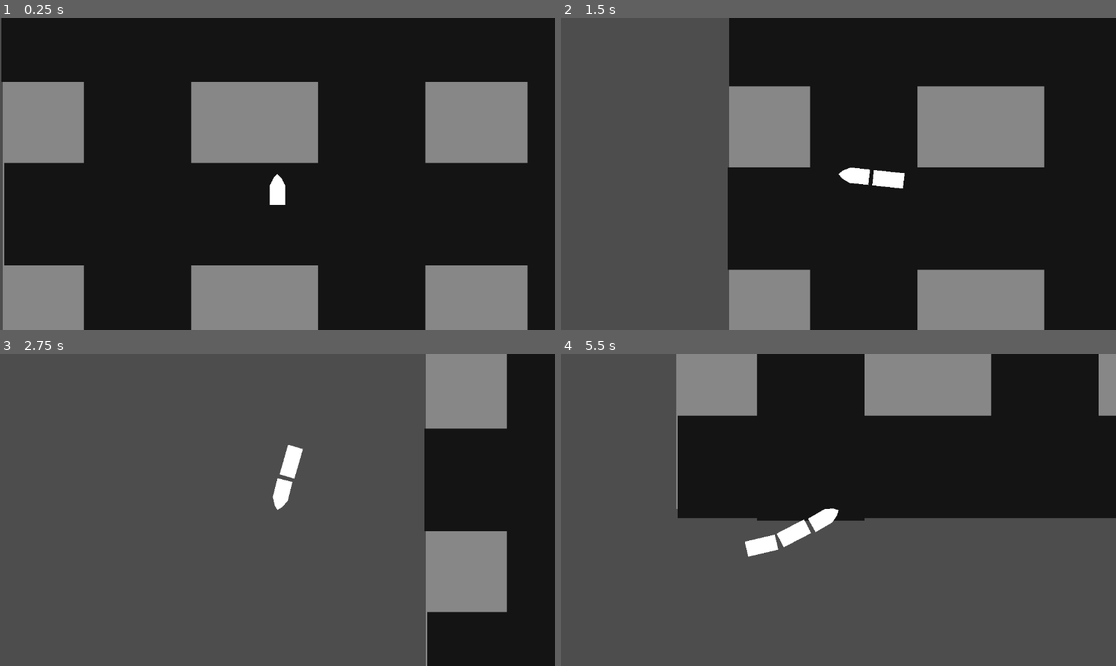
Above: before the commit, frames 1-4 (two rows, left to right).
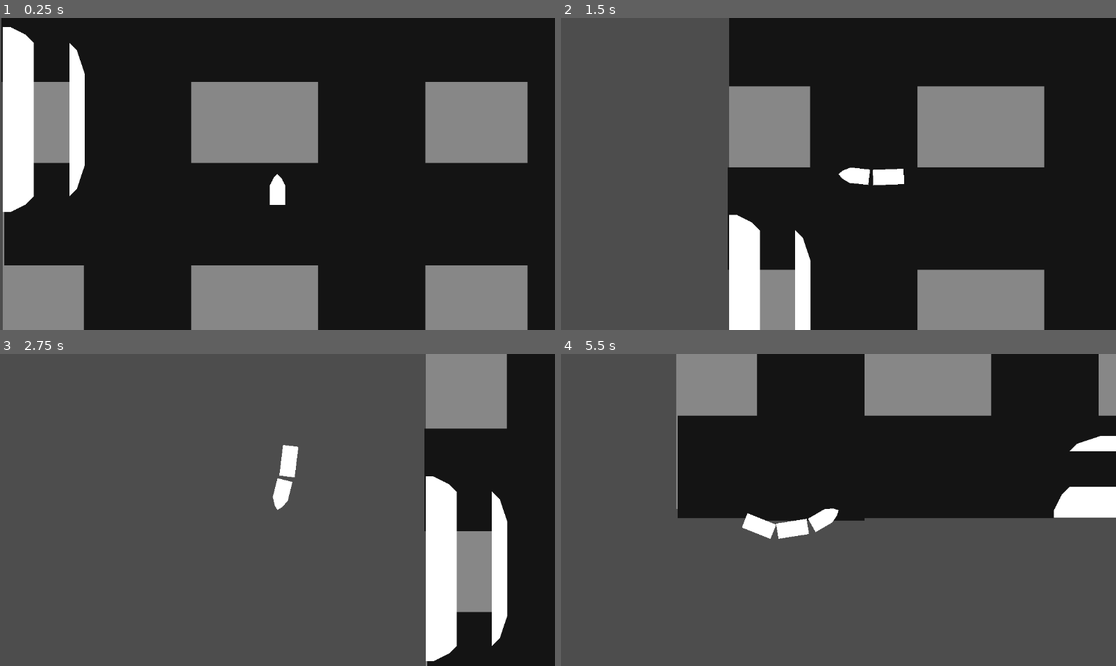
Above: after the commit, the same moments.

Repository: GodMadeEarth/Godot-Wild-Jam-59
Game: Godot game, scene res://sences/game.tscn
Same seed, same stepped clock (60 frames per second), same inputs: the game is played once before the commit and once after it.
Inputs:
- Up to frame 1 (0.25 s): no input
- Up to frame 2 (1.5 s): hold A (Move_L) 0.53-1.28 s; hold Down (ui_down) from 1.28 s (still down); tap D (Move_R) at 1.35 s
- Up to frame 3 (2.75 s): release Down (ui_down) at 2.03 s; hold A (Move_L) from 2.03 s (still down)
- Up to frame 4 (5.5 s): release A (Move_L) at 2.78 s; tap D (Move_R) at 2.85, 4.35 s; hold A (Move_L) 3.53-4.28 s; hold Down (ui_down) from 3.53 s (still down); hold A (Move_L) from 5.03 s (still down)

The runs differ from the first frame. In frame 1, 4.3% of the frame differs, in the area x 0-16%, y 2-63%; in frame 2, 2.9%; in frame 3, 4.5%, in the area x 50-92%, y 29-99%; in frame 4, 2.1%.

Commit message:
Added Station Look

Diff:
--- a/Godot-wild-jam-59/sences/Trains/Train.gd
+++ b/Godot-wild-jam-59/sences/Trains/Train.gd
@@ -1,4 +1,4 @@
-extends Node2D
+extends CharacterBody2D
 @onready var train_cart = preload("res://sences/Trains/train_cart.tscn")
 @export var speed:int = 100
 var rotation_speed:float = PI/1.5
@@ -36,8 +36,9 @@
 		set_dir(1)
 		rotation = rotation+(rotation_direction*rotation_speed*delta)
 
-	var velocity = (Vector2.UP.rotated(rotation) * speed*delta)
-	position += velocity
+	velocity = (Vector2.UP.rotated(rotation) * speed)
+
+	move_and_slide()
 
 
 func add_cart():
--- a/Godot-wild-jam-59/sences/Trains/train.tscn
+++ b/Godot-wild-jam-59/sences/Trains/train.tscn
@@ -1,11 +1,17 @@
-[gd_scene load_steps=2 format=3 uid="uid://vjoupg6f5jg0"]
+[gd_scene load_steps=3 format=3 uid="uid://vjoupg6f5jg0"]
 
 [ext_resource type="Script" path="res://sences/Trains/Train.gd" id="1_ibw7c"]
+
+[sub_resource type="PhysicsMaterial" id="PhysicsMaterial_u0kt4"]
+rough = true
+bounce = 1.0
+absorbent = true
 
 [node name="Train" type="Node2D"]
 
 [node name="Train head" type="CharacterBody2D" parent="."]
 position = Vector2(-2.89679e-05, 0)
+motion_mode = 1
 script = ExtResource("1_ibw7c")
 speed = 500
 metadata/_edit_group_ = true
@@ -16,11 +22,16 @@
 
 [node name="CollisionPolygon2D" type="CollisionPolygon2D" parent="Train head"]
 position = Vector2(-8, 49)
-polygon = PackedVector2Array(2.86102e-05, -41, -7.99997, -25, -7.99997, 15, 24, 15, 24, -25, 16, -41, 8.00003, -49)
+polygon = PackedVector2Array(2.86102e-05, -41, -7.99997, -25, -7.99997, 7, 24, 7, 24, -25, 16, -41, 8.00003, -49)
 
 [node name="PinJoint2D" type="PinJoint2D" parent="Train head"]
 position = Vector2(4.00543e-05, 72)
 node_a = NodePath("..")
-disable_collision = false
 
 [node name="Camera2D" type="Camera2D" parent="Train head"]
+
+[node name="StaticBody2D" type="StaticBody2D" parent="Train head"]
+physics_material_override = SubResource("PhysicsMaterial_u0kt4")
+
+[node name="CollisionPolygon2D" type="CollisionPolygon2D" parent="Train head/StaticBody2D"]
+polygon = PackedVector2Array(-16, 59, -16, 57, 16, 57, 16, 59, 2.89679e-05, 64)
--- a/Godot-wild-jam-59/sences/Trains/train_cart.tscn
+++ b/Godot-wild-jam-59/sences/Trains/train_cart.tscn
@@ -1,13 +1,12 @@
 [gd_scene load_steps=2 format=3 uid="uid://b6qeuugvibvgr"]
 
-[sub_resource type="PhysicsMaterial" id="PhysicsMaterial_iied7"]
+[sub_resource type="PhysicsMaterial" id="PhysicsMaterial_38t3f"]
 rough = true
-bounce = 0.8
+absorbent = true
 
 [node name="Train Car" type="RigidBody2D"]
-mass = 1000.0
 center_of_mass_mode = 1
-physics_material_override = SubResource("PhysicsMaterial_iied7")
+physics_material_override = SubResource("PhysicsMaterial_38t3f")
 gravity_scale = 0.0
 linear_damp = 5.0
 metadata/_edit_group_ = true
@@ -18,7 +17,7 @@
 
 [node name="CollisionPolygon2D" type="CollisionPolygon2D" parent="."]
 position = Vector2(-6.4, -15.2)
-polygon = PackedVector2Array(-9.6, -16.8, -9.6, 47.2, 22.4, 47.2, 22.4, -16.8)
+polygon = PackedVector2Array(-9.6, -16.8, -9.6, 44.2, 6.3092, 47.2, 22.4, 44.2, 22.4, -16.8)
 
 [node name="PinJoint2D" type="PinJoint2D" parent="."]
 position = Vector2(0, 40)
--- a/Godot-wild-jam-59/sences/game.tscn
+++ b/Godot-wild-jam-59/sences/game.tscn
@@ -1,6 +1,7 @@
-[gd_scene load_steps=2 format=3 uid="uid://4icy85h2kksj"]
+[gd_scene load_steps=3 format=3 uid="uid://4icy85h2kksj"]
 
 [ext_resource type="PackedScene" uid="uid://vjoupg6f5jg0" path="res://sences/Trains/train.tscn" id="1_f5mae"]
+[ext_resource type="PackedScene" uid="uid://de02sj6s68c8a" path="res://train_station.tscn" id="2_k1mfv"]
 
 [node name="game" type="Node2D"]
 
@@ -65,3 +66,18 @@
 
 [node name="Train" parent="." instance=ExtResource("1_f5mae")]
 position = Vector2(570, 910)
+
+[node name="Train Station" parent="." instance=ExtResource("2_k1mfv")]
+position = Vector2(1168, 1368)
+rotation = 3.14159
+
+[node name="Train Station2" parent="." instance=ExtResource("2_k1mfv")]
+position = Vector2(792, 8)
+
+[node name="Train Station3" parent="." instance=ExtResource("2_k1mfv")]
+position = Vector2(0, 864)
+rotation = -1.5708
+
+[node name="Train Station4" parent="." instance=ExtResource("2_k1mfv")]
+position = Vector2(2000, 488)
+rotation = 1.5708
--- /dev/null
+++ b/Godot-wild-jam-59/train_station.tscn
@@ -0,0 +1,26 @@
+[gd_scene format=3 uid="uid://de02sj6s68c8a"]
+
+[node name="Train Station" type="Node2D"]
+
+[node name="Area2D" type="Area2D" parent="."]
+scale = Vector2(2, 2)
+
+[node name="CollisionPolygon2D" type="CollisionPolygon2D" parent="Area2D"]
+polygon = PackedVector2Array(24, 32, 24, 68, 168, 68, 168, 32)
+
+[node name="StaticBody2D" type="StaticBody2D" parent="."]
+scale = Vector2(2, 2)
+
+[node name="CollisionPolygon2D" type="CollisionPolygon2D" parent="StaticBody2D"]
+polygon = PackedVector2Array(0, 0, 192, 0, 192, 8, 184, 24, 176, 32, 16, 32, 8, 24, 0, 8)
+
+[node name="CollisionPolygon2D2" type="CollisionPolygon2D" parent="StaticBody2D"]
+position = Vector2(0, 4.8)
+polygon = PackedVector2Array(16, 64, 24, 72, 48, 80, 144, 80, 168, 72, 176, 64)
+
+[node name="Polygon2D" type="Polygon2D" parent="StaticBody2D"]
+polygon = PackedVector2Array(0, 0, 192, 0, 192, 8, 184, 24, 176, 32, 16, 32, 8, 24, 0, 8)
+
+[node name="Polygon2D2" type="Polygon2D" parent="StaticBody2D"]
+position = Vector2(0, 4.8)
+polygon = PackedVector2Array(16, 64, 24, 72, 48, 80, 144, 80, 168, 72, 176, 64)
